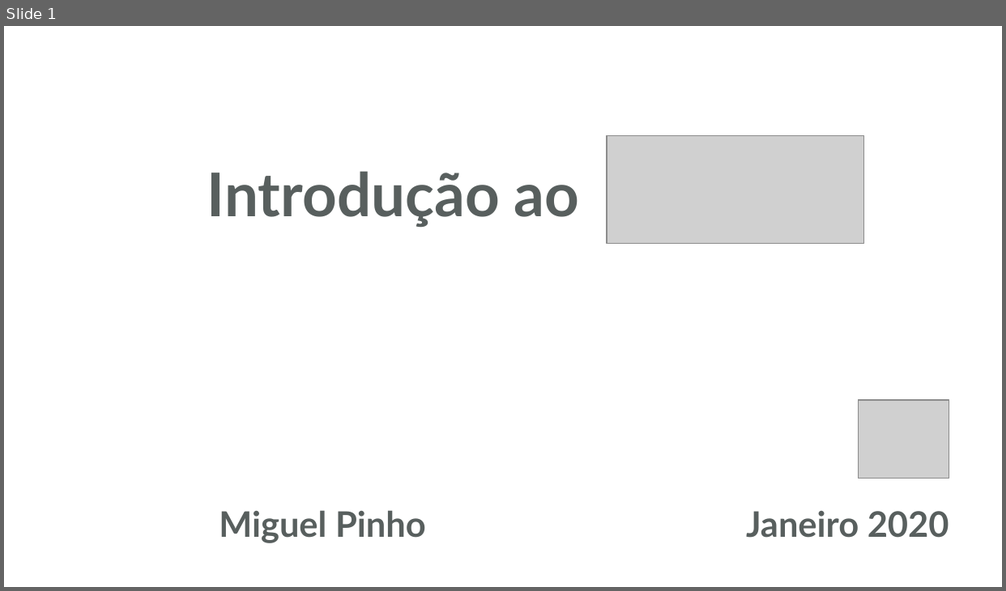
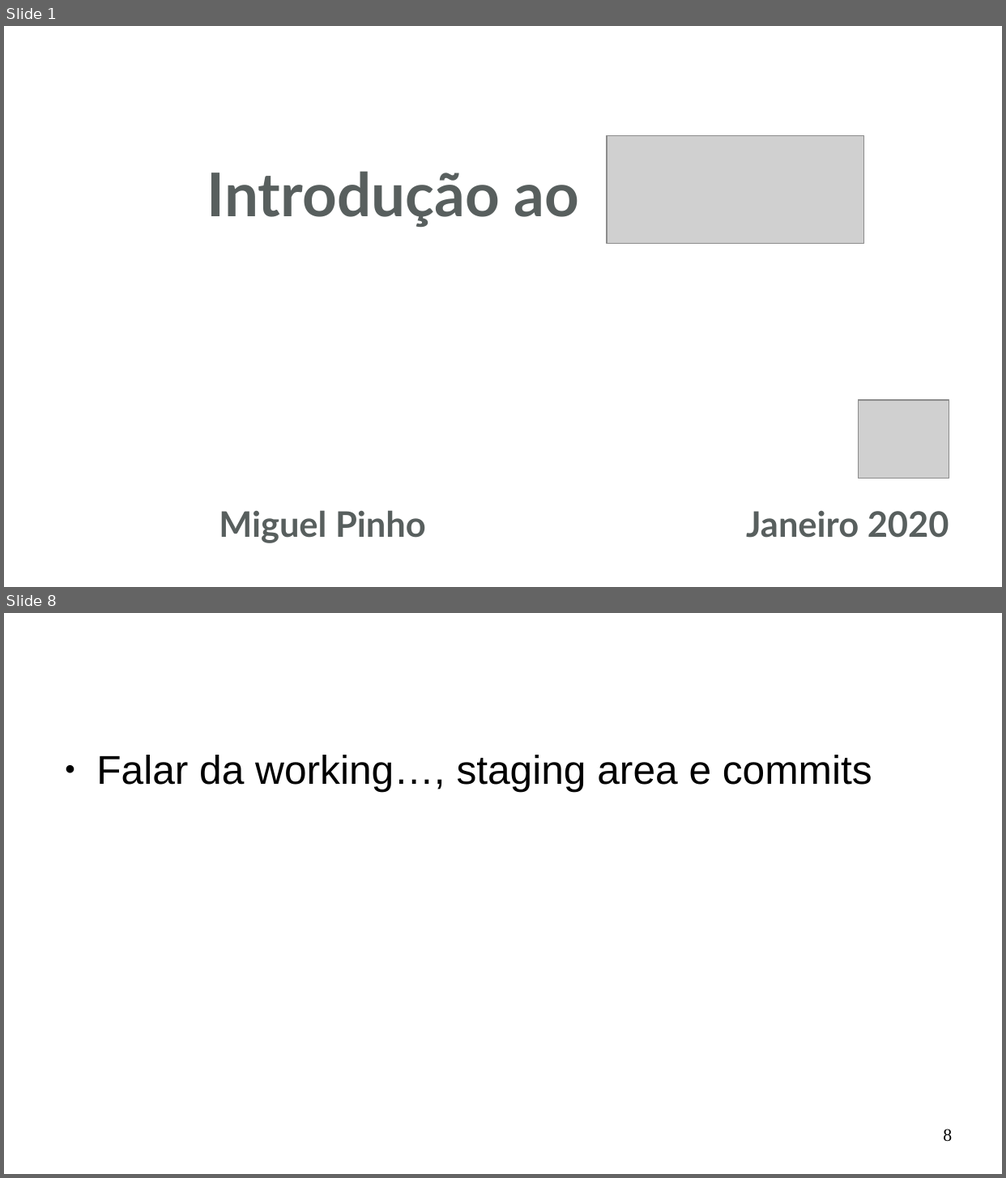
Before and after one commit to miguelpinho/git-lecture, a slide deck: lecture_pt.odp. Shown one above the other, each under a label of ours: slide 1 before the commit, slides 1 and 8 after it; the slides between them are not shown. The pictures are 1006x591 and 1006x1178 pixels, drawn with LibreOffice and Linux fonts; fonts in the diff are those of the drawing; grey boxes stand for pictures. Boxes give left, top, right and bottom in pixels: in the first picture for what was removed or moved away, otherwise in the second. Text is boxed around its words. In the diff, an @@ line names an element or a change of style, - is before the commit and + after.

```diff
--- a/lecture_pt.odp
+++ b/lecture_pt.odp
@@ slide 8 added at (x1=4, y1=613, x2=1002, y2=1174), background #FFFFFF @@
@@ text added at (x1=96, y1=755, x2=872, y2=792), 32 pt, text #000000 @@
+● Falar da working…, staging area e commits
@@ page number added at (x1=943, y1=1129, x2=952, y2=1142), 14 pt, text #000000 @@
+8
```
Also in this commit, not shown: 3 slides changed, 11 other slides added.
